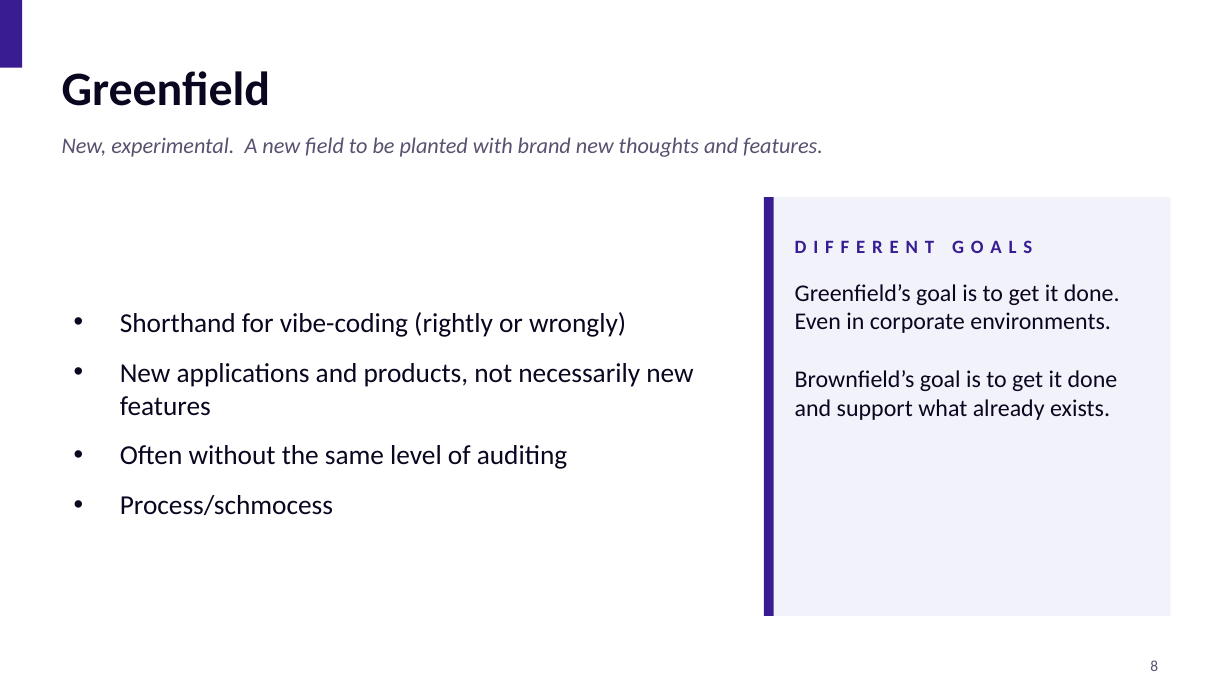
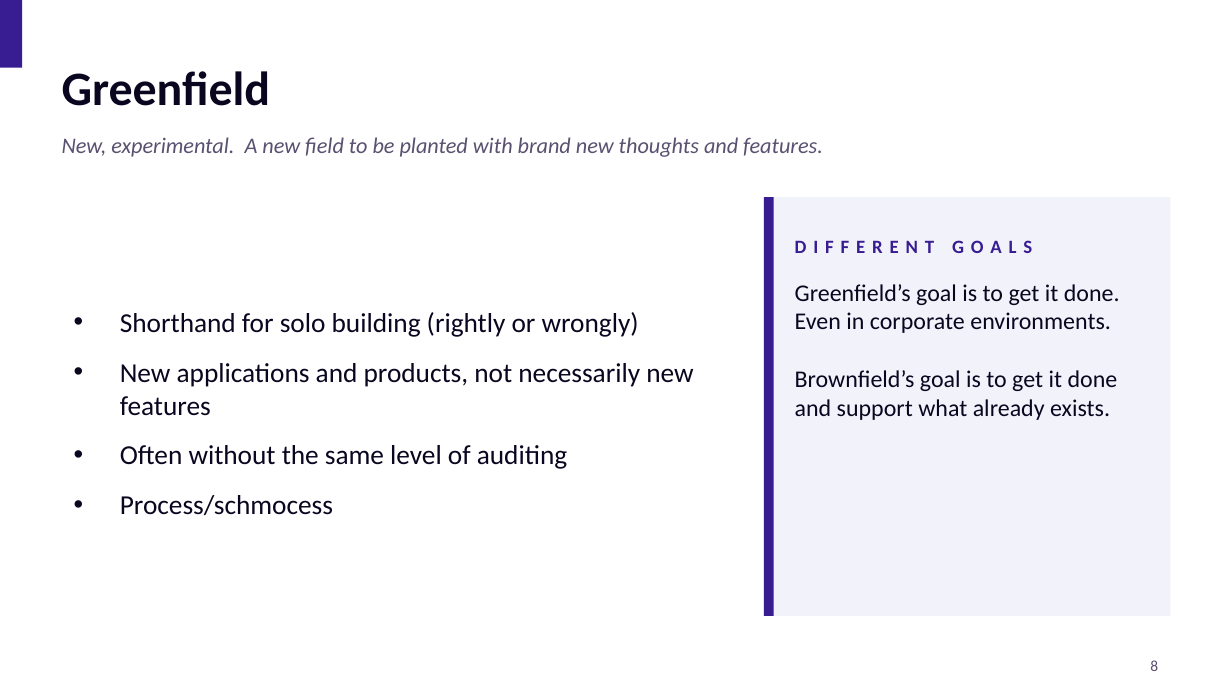
Before and after one commit to CommonDialog/Presentations, a slide deck: slide 8 of SoftEd/BrownfieldVsGreenfield/Greenfield vs Brownfield.pptx [Autosaved].pptx. Drawn at 1232x693 pixels with LibreOffice and Linux fonts; fonts in the diff are those of the drawing. Boxes give left, top, right and bottom in pixels: in the first picture for what was removed or moved away, otherwise in the second. Text is boxed around its words. In the diff, an @@ line names an element or a change of style, - is before the commit and + after.

```diff
--- a/SoftEd/BrownfieldVsGreenfield/Greenfield vs Brownfield.pptx [Autosaved].pptx
+++ b/SoftEd/BrownfieldVsGreenfield/Greenfield vs Brownfield.pptx [Autosaved].pptx
@@ text at box(120, 312, 639, 337): text changed @@
-• Shorthand for vibe-coding (rightly or wrongly)
+• Shorthand for solo building (rightly or wrongly)
```
Also in this commit, not shown: 13 other slides changed.
